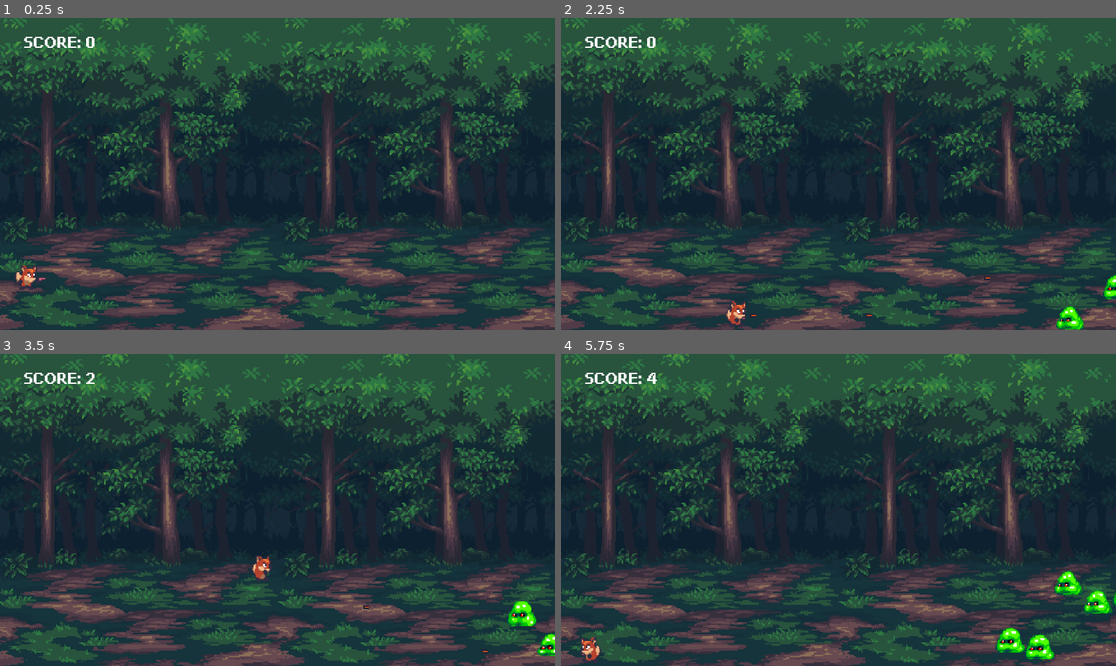
Above: before the commit, frames 1-4 (two rows, left to right).
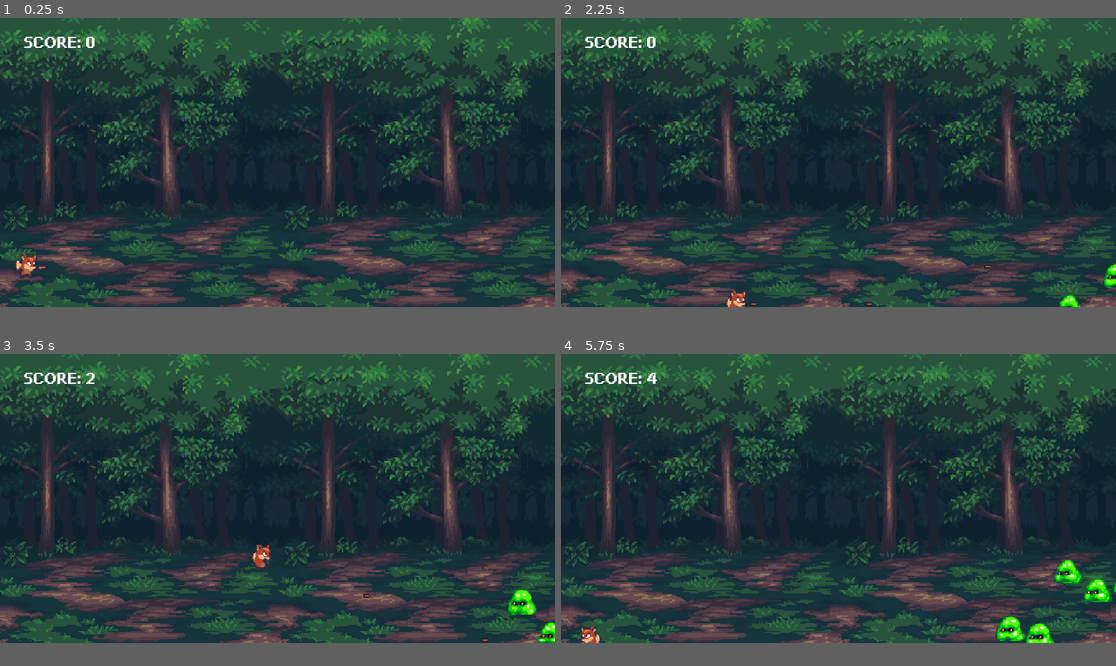
Above: after the commit, the same moments.

Repository: jsjzh/godot-game
Game: Godot game, scene res://Sences/game.tscn
Same seed, same stepped clock (60 frames per second), same inputs: the game is played once before the commit and once after it.
Inputs:
- Up to frame 1 (0.25 s): no input
- Up to frame 2 (2.25 s): hold Right (right) 0.53-1.28 s; tap C (fire) at 0.6, 1.55, 2.1 s; tap Z (roll) at 0.8, 1.35 s; hold Down (down) 1.28-2.03 s; hold Right (right) from 2.03 s (still down)
- Up to frame 3 (3.5 s): tap Z (roll) at 2.3, 2.85 s; release Right (right) at 2.78 s; hold Up (up) from 2.78 s (still down); tap C (fire) at 3.05 s
- Up to frame 4 (5.75 s): release Up (up) at 3.53 s; hold Left (left) 3.53-5.03 s; tap C (fire) at 3.6, 4.55, 5.1 s; tap Z (roll) at 3.8, 4.35, 5.3 s; hold Down (down) from 5.03 s (still down)
The window is 799x449 before the commit and 799x416 after it. Grey fills any space a smaller window leaves; there, only what the larger window draws over its background counts as a difference.

The runs differ from the first frame. In frame 1, 37% of the frame differs, in the area x 0-100%, y 0-100%; in frame 2, 37%; in frame 3, 38%; in frame 4, 38%.

Commit message:
feat: 资源重命名

Diff:
--- a/Scripts/Bullet.gd
+++ b/Scripts/Bullet.gd
@@ -4,16 +4,27 @@
 
 @export var bullet_sprite: Sprite2D
 
+# 1: right, -1: left
 var bullet_direction: int = 1
 
 func _physics_process(delta: float) -> void:
-	if GameManager.game_state == GameManager.GameState.PLAYING:
-		if bullet_direction == 1:
-			position += Vector2(game_controller.bullet_base_speed, 0) * delta
-			bullet_sprite.flip_h = false
-		else:
-			position += Vector2(-game_controller.bullet_base_speed, 0) * delta
-			bullet_sprite.flip_h = true
+	if GameManager.is_game_playing():
+		bullet_move(delta)
+		bullet_check_remove()
 
-		if position.x > 240 or position.x < -240:
-			queue_free()
+func bullet_move(delta: float):
+	if bullet_direction == 1:
+		position += Vector2(game_controller.bullet_base_speed, 0) * delta
+		bullet_sprite.flip_h = false
+	else:
+		position += Vector2(-game_controller.bullet_base_speed, 0) * delta
+		bullet_sprite.flip_h = true
+
+func bullet_check_remove() -> void:
+	if position.x > 240 or position.x < -240:
+		bullet_remove()
+
+
+func bullet_remove() -> void:
+	game_controller.bullet_count -= 1
+	queue_free()
--- a/Scripts/Game.gd
+++ b/Scripts/Game.gd
@@ -1,13 +1,13 @@
 extends Node2D
 
 @export var slime_Sence: PackedScene
-@export var create_slime_time: Timer
+@export var slime_create_time: Timer
 
 var is_game_over: bool = false
 
 func _process(delta):
-	create_slime_time.wait_time -= 0.2 * delta
-	create_slime_time.wait_time = clamp(create_slime_time.wait_time, 0.5, 2)
+	slime_create_time.wait_time -= 0.2 * delta
+	slime_create_time.wait_time = clamp(slime_create_time.wait_time, 0.5, 2)
 
 func _on_timer_timeout() -> void:
 	var slime_node = slime_Sence.instantiate()
--- a/Scripts/GameController.gd
+++ b/Scripts/GameController.gd
@@ -4,12 +4,16 @@
 
 @export var score_label: Label
 @export var game_over_label: Label
+
 @export var audio_game_over: AudioStreamPlayer
-@export var restart_timer: Timer
+@export var game_over_restart_timer: Timer
+
 @export var player_base_speed: float = 80
+@export var slime_base_speed: float = 50
 @export var bullet_base_speed: float = 200
-@export var slime_base_speed: float = 50
-@export var max_bullet: int = 5
+@export var bullet_max_count: int = 3
+
+var bullet_count: int = 0
 
 var score: int = 0
 
@@ -27,7 +31,7 @@
 func handle_game_over():
   audio_game_over.play()
   game_over_label.visible = true
-  restart_timer.start()
+  game_over_restart_timer.start()
 
 func _on_restart_game_timeout() -> void:
   get_tree().reload_current_scene()
--- a/Scripts/GameManager.gd
+++ b/Scripts/GameManager.gd
@@ -20,3 +20,7 @@
 		game_pused.emit()
 	elif new_state == GameState.PLAYING:
 		game_played.emit()
+
+
+func is_game_playing() -> bool:
+	return game_state == GameState.PLAYING
--- a/Scripts/Player.gd
+++ b/Scripts/Player.gd
@@ -2,57 +2,60 @@
 
 @onready var game_controller = $"../GameController"
 
-@export var animated_sprite_2d: AnimatedSprite2D
+@export var player_animated_sprite: AnimatedSprite2D
 @export var bullet_scene: PackedScene
-@export var audio_fire: AudioStreamPlayer
-@export var audio_run: AudioStreamPlayer
+@export var player_audio_fire: AudioStreamPlayer
+@export var player_audio_run: AudioStreamPlayer
 
-var direction: Vector2 = Vector2.ZERO
-var last_direction = sign(direction.x)
+var player_direction: Vector2 = Vector2.ZERO
+# 1: right, -1: left
+var player_last_direction = 1
 
 func _ready():
 	GameManager.game_overed.connect(handle_game_over)
 
 func _process(_delta):
-	if velocity != Vector2.ZERO and GameManager.game_state == GameManager.GameState.PLAYING:
-		if not audio_run.playing:
-			audio_run.play()
+	if GameManager.is_game_playing() and velocity != Vector2.ZERO:
+		if not player_audio_run.playing:
+			player_audio_run.play()
 	else:
-		audio_run.stop()
+		player_audio_run.stop()
 
 
 func _physics_process(delta: float) -> void:
-	if GameManager.game_state == GameManager.GameState.PLAYING:
+	if GameManager.is_game_playing():
 		var speed = game_controller.player_base_speed * 100 * delta
 		velocity = Input.get_vector("left", "right", "up", "down") * speed
 
 		if velocity == Vector2.ZERO:
-			animated_sprite_2d.play("idle")
+			player_animated_sprite.play("idle")
 		else:
 			# if Input.is_action_just_pressed("roll"):
-			# 	animated_sprite_2d.play("roll")
+			# 	player_animated_sprite.play("roll")
 			# else:
 			if Input.is_action_pressed("right"):
-				direction.x += 1
+				player_direction.x += 1
 			if Input.is_action_pressed("left"):
-				direction.x -= 1
+				player_direction.x -= 1
 
-			if direction.length() > 0:
-				direction = direction.normalized()
+			if player_direction.length() > 0:
+				player_direction = player_direction.normalized()
 
-			last_direction = sign(direction.x) if direction.x != 0 else last_direction
+			player_last_direction = sign(player_direction.x) if player_direction.x != 0 else player_last_direction
 
-			animated_sprite_2d.flip_h = last_direction < 0
-			animated_sprite_2d.play("run")
+			player_animated_sprite.flip_h = player_last_direction < 0
+			player_animated_sprite.play("run")
 
 		move_and_slide()
 
 		if Input.is_action_just_pressed("fire"):
-			var bullet = bullet_scene.instantiate()
-			bullet.position = position + Vector2(6, 6) if last_direction > 0 else position + Vector2(-6, 6)
-			bullet.bullet_direction = last_direction
-			get_tree().current_scene.add_child(bullet)
-			audio_fire.play()
+			if game_controller.bullet_count < game_controller.bullet_max_count:
+				var new_bullet = bullet_scene.instantiate()
+				new_bullet.position = position + Vector2(6, 6) if player_last_direction > 0 else position + Vector2(-6, 6)
+				new_bullet.bullet_direction = player_last_direction
+				get_tree().current_scene.add_child(new_bullet)
+				game_controller.bullet_count += 1
+				player_audio_fire.play()
 
 func handle_game_over():
-	animated_sprite_2d.play("game_over")
+	player_animated_sprite.play("game_over")
--- a/Scripts/Slime.gd
+++ b/Scripts/Slime.gd
@@ -2,27 +2,28 @@
 
 @onready var game_controller = $"../GameController"
 
-@export var animated_sprite_2d: AnimatedSprite2D
-@export var audio_dead: AudioStreamPlayer
+@export var slime_animated_sprite: AnimatedSprite2D
+@export var slime_audio_dead: AudioStreamPlayer
 
 var is_dead: bool = false
 
 func _physics_process(delta: float) -> void:
-	if not is_dead and GameManager.game_state == GameManager.GameState.PLAYING:
+	if GameManager.is_game_playing() and not is_dead:
 		position += Vector2(-game_controller.slime_base_speed, 0) * delta
 		if position.x < -250:
 			queue_free()
 
 func _on_body_entered(body: Node2D) -> void:
-	if not is_dead and body is CharacterBody2D and body.name == "Player":
+	if body.is_in_group('player') and not is_dead:
 		GameManager.trigger_game_state(GameManager.GameState.GAME_OVER)
 
 func _on_area_entered(area: Area2D) -> void:
-	if not is_dead and area.is_in_group("bullet"):
-		game_controller.trigger_add_score(1)
+	if area.is_in_group("bullet") and not is_dead:
 		is_dead = true
 		area.queue_free()
-		animated_sprite_2d.play("dead")
-		audio_dead.play()
+		game_controller.bullet_count -= 1
+		slime_animated_sprite.play("dead")
+		slime_audio_dead.play()
+		game_controller.trigger_add_score(1)
 		await get_tree().create_timer(0.6).timeout
 		queue_free()
--- a/Sences/game.tscn
+++ b/Sences/game.tscn
@@ -4,15 +4,15 @@
 [ext_resource type="Script" uid="uid://nj6e7xroubx7" path="res://Scripts/Game.gd" id="1_pux0o"]
 [ext_resource type="PackedScene" uid="uid://dflxmrs1je1cc" path="res://Sences/player.tscn" id="2_8not6"]
 [ext_resource type="PackedScene" uid="uid://kjjdmxix4wuu" path="res://Sences/slime.tscn" id="3_xfvu4"]
-[ext_resource type="Script" path="res://Scripts/GameController.gd" id="5_fijot"]
+[ext_resource type="Script" uid="uid://78ffnehtah7l" path="res://Scripts/GameController.gd" id="5_fijot"]
 [ext_resource type="FontFile" uid="uid://dnsb33tqh3cx0" path="res://AssetBundle/Uranus_Pixel_11Px.ttf" id="7_oyc07"]
 [ext_resource type="AudioStream" uid="uid://c6axlr2sgt13c" path="res://AssetBundle/Audio/GameOver.mp3" id="8_mbebh"]
 
-[node name="Game" type="Node2D" unique_id=1922324146 node_paths=PackedStringArray("create_slime_time")]
+[node name="Game" type="Node2D" unique_id=1922324146 node_paths=PackedStringArray("slime_create_time")]
 y_sort_enabled = true
 script = ExtResource("1_pux0o")
 slime_Sence = ExtResource("3_xfvu4")
-create_slime_time = NodePath("Timer")
+slime_create_time = NodePath("Timer")
 
 [node name="Camera2D" type="Camera2D" parent="." unique_id=1141236589]
 zoom = Vector2(2.43, 2.43)
@@ -25,12 +25,12 @@
 [node name="Timer" type="Timer" parent="." unique_id=2145124127]
 autostart = true
 
-[node name="GameController" type="Node" parent="." unique_id=1056707666 node_paths=PackedStringArray("score_label", "game_over_label", "audio_game_over", "restart_timer")]
+[node name="GameController" type="Node" parent="." unique_id=1056707666 node_paths=PackedStringArray("score_label", "game_over_label", "audio_game_over", "game_over_restart_timer")]
 script = ExtResource("5_fijot")
 score_label = NodePath("../CanvasLayer/Label")
 game_over_label = NodePath("../CanvasLayer/Game Over Label")
 audio_game_over = NodePath("../GAMEOVER")
-restart_timer = NodePath("../RestartGame")
+game_over_restart_timer = NodePath("../RestartGame")
 
 [node name="CanvasLayer" type="CanvasLayer" parent="." unique_id=577734392]
 
--- a/Sences/player.tscn
+++ b/Sences/player.tscn
@@ -171,19 +171,17 @@
 
 [sub_resource type="CircleShape2D" id="CircleShape2D_q4rjh"]
 
-[node name="Player" type="CharacterBody2D" unique_id=1157600657 node_paths=PackedStringArray("animated_sprite_2d", "audio_fire", "audio_run")]
+[node name="Player" type="CharacterBody2D" unique_id=1157600657 node_paths=PackedStringArray("player_animated_sprite", "player_audio_fire", "player_audio_run") groups=["player"]]
 script = ExtResource("1_q4rjh")
-animated_sprite_2d = NodePath("AnimatedSprite2D")
+player_animated_sprite = NodePath("AnimatedSprite2D")
 bullet_scene = ExtResource("2_8lje0")
-audio_fire = NodePath("Fire")
-audio_run = NodePath("Run")
+player_audio_fire = NodePath("Fire")
+player_audio_run = NodePath("Run")
 
 [node name="AnimatedSprite2D" type="AnimatedSprite2D" parent="." unique_id=1567163343]
 sprite_frames = SubResource("SpriteFrames_82ove")
 animation = &"roll"
 autoplay = "idle"
-frame = 3
-frame_progress = 1.0
 
 [node name="CollisionShape2D" type="CollisionShape2D" parent="." unique_id=1075697584]
 position = Vector2(-1, 5)
--- a/Sences/slime.tscn
+++ b/Sences/slime.tscn
@@ -125,10 +125,10 @@
 
 [sub_resource type="CircleShape2D" id="CircleShape2D_mvyox"]
 
-[node name="Slime" type="Area2D" unique_id=1882251236 node_paths=PackedStringArray("animated_sprite_2d", "audio_dead") groups=["slime"]]
+[node name="Slime" type="Area2D" unique_id=1882251236 node_paths=PackedStringArray("slime_animated_sprite", "slime_audio_dead") groups=["slime"]]
 script = ExtResource("1_mdyxf")
-animated_sprite_2d = NodePath("AnimatedSprite2D")
-audio_dead = NodePath("Dead")
+slime_animated_sprite = NodePath("AnimatedSprite2D")
+slime_audio_dead = NodePath("Dead")
 
 [node name="AnimatedSprite2D" type="AnimatedSprite2D" parent="." unique_id=1604272824]
 sprite_frames = SubResource("SpriteFrames_m3kql")
--- a/project.godot
+++ b/project.godot
@@ -23,6 +23,10 @@
 
 GameManager="*res://Scripts/GameManager.gd"
 Bgm="*uid://cwhd7xud3boj7"
+
+[display]
+
+window/size/viewport_height=600
 
 [input]
 
